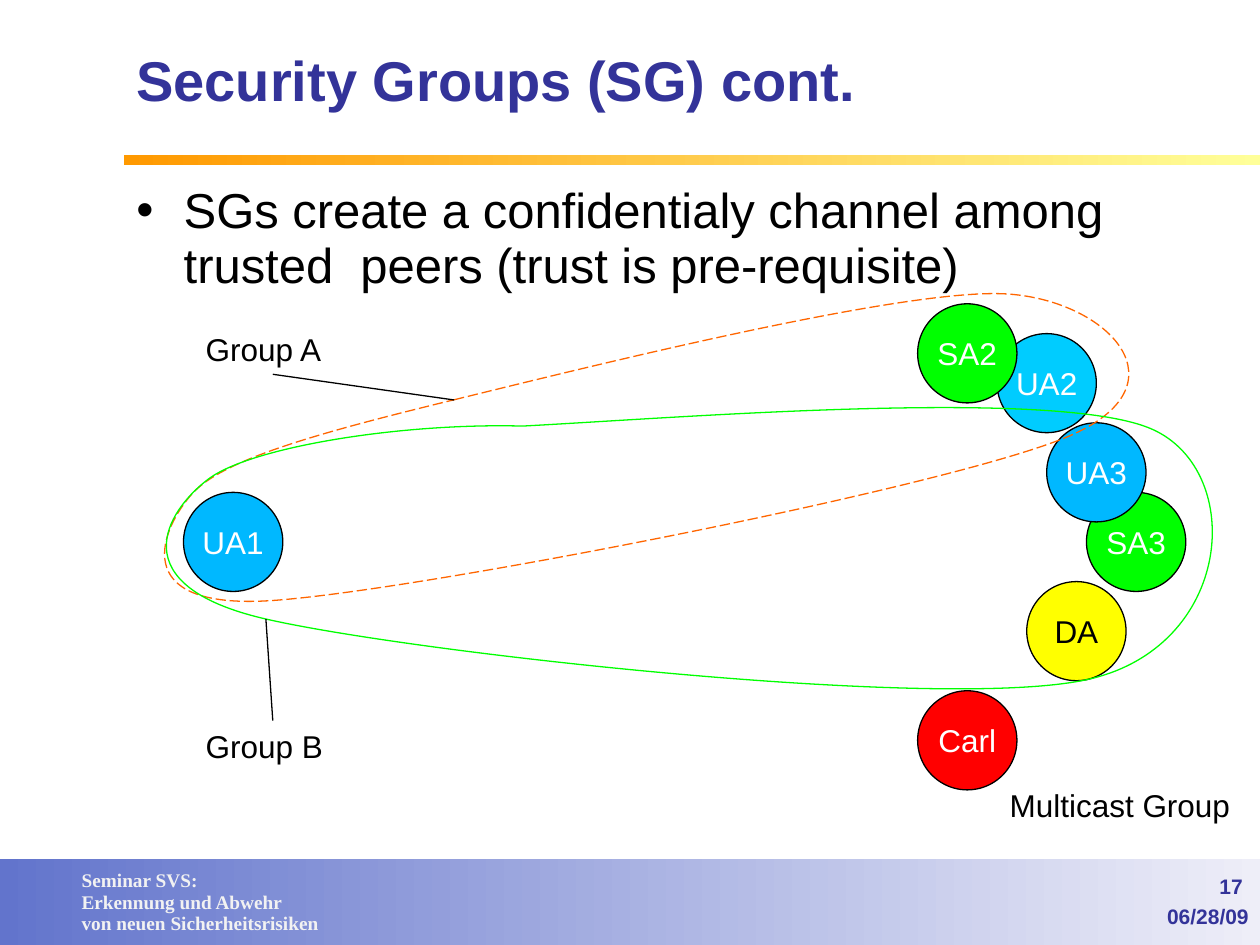
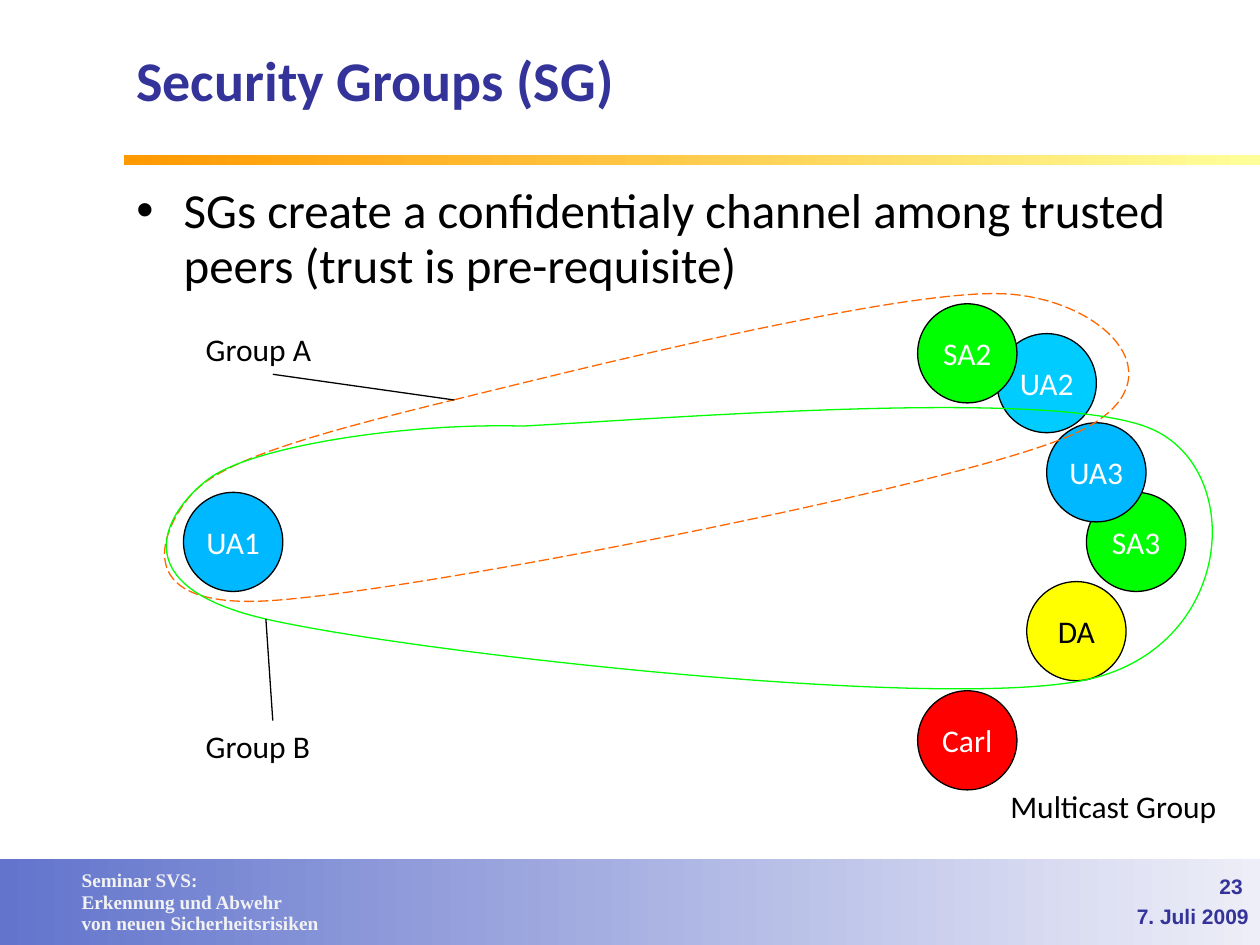
Before and after one commit to lemmy/SecuredSLP, a slide deck: slide 23 of doc/Service Discovery in open networks.ppt (slide 17 before the commit). Drawn at 1260x945 pixels with LibreOffice and Linux fonts; fonts in the diff are those of the drawing; background and template pictures are left out. Boxes give left, top, right and bottom in pixels: in the first picture for what was removed or moved away, otherwise in the second. Text is boxed around its words. In the diff, an @@ line names an element or a change of style, - is before the commit and + after.

Commit message:
Folien: Style einheitlich gemacht, kleine Fehler korrigiert, Use Case und Slider eingefuegt

```diff
--- a/doc/Service Discovery in open networks.ppt
+++ b/doc/Service Discovery in open networks.ppt
@@ title at <box>136,59,613,110</box>: text changed; font Arial to Calibri @@
-Security Groups (SG) cont.
+Security Groups (SG)
@@ font Arial to Calibri in 11 elements at <box>1086,493,1186,592</box>, <box>184,194,1165,291</box>, <box>184,493,284,592</box>, <box>1047,423,1147,523</box>, <box>997,334,1096,433</box>, <box>917,304,1017,403</box>, <box>917,690,1017,790</box>, <box>1027,582,1126,682</box>, <box>206,340,311,366</box>, <box>206,737,310,763</box>, <box>1010,796,1216,823</box> @@
@@ page number at <box>1219,879,1242,894</box>: text changed @@
-17
+23
@@ text at <box>1137,909,1249,924</box>: text changed @@
-06/28/09
+7. Juli 2009
```
Also in this commit, not shown: 31 other slides changed, 12 slides added, 2 slides removed.
